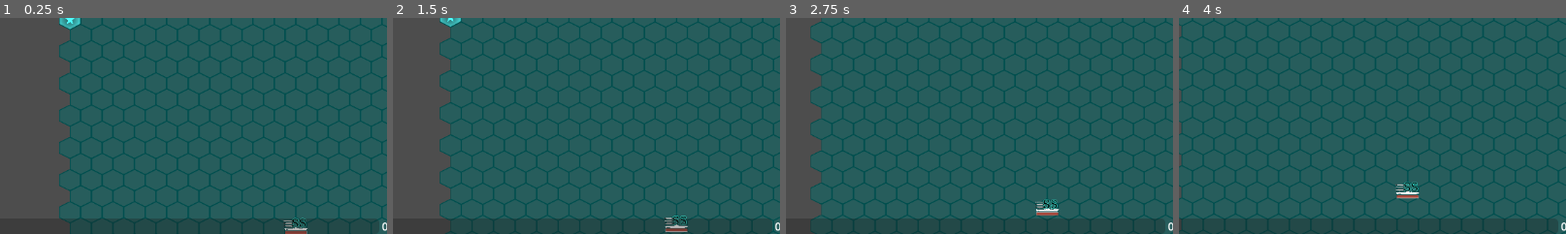
Above: before the commit, frames 1-4 (left to right).
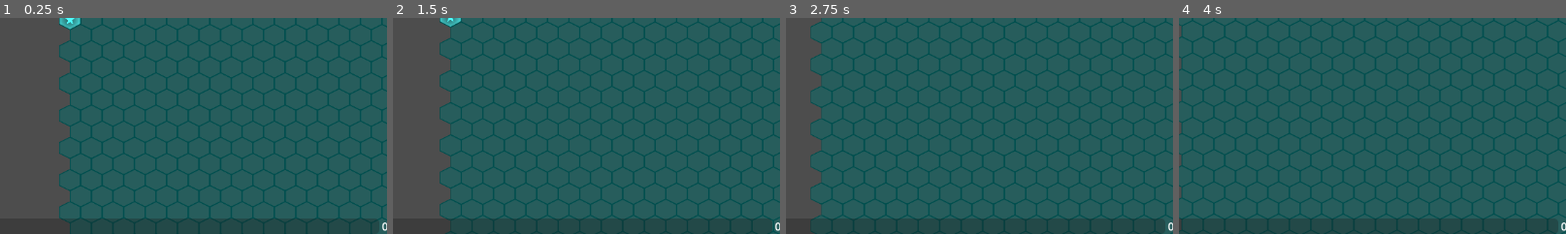
Above: after the commit, the same moments.

Repository: Silver1078682/BattleShipPlus
Game: Godot game, scene res://src/game/game.tscn
Two runs of this game, one before a commit and one after it. Both use one fixed random seed, a clock stepped at 60 frames per second and the inputs below. This scene is started directly instead of the project's main scene.
Inputs (mouse positions are % of the whole screen's width and height, from its top left):
- Up to frame 1 (0.25 s): no input
- Up to frame 2 (1.5 s): click "下一阶段" at 0.5 s; tap Enter (confirm) at 1.25 s; move the mouse to (72, 45) at 1.27 s; hold D (right) from 1.28 s (still down); hold Enter (confirm) from 1.28 s (still down); click (72, 45) at 1.42 s
- Up to frame 3 (2.75 s): move the mouse to (30, 55) at 2.02 s; release D (right) at 2.03 s; release Enter (confirm) at 2.03 s; hold S (down) from 2.03 s (still down); tap 0 (next_phase) at 2.1 s
- Up to frame 4 (4 s): move the mouse to (60, 28) at 2.77 s; release S (down) at 2.78 s; hold D (right) 2.78-3.53 s; hold Mouse wheel up (zoom_in) 2.78-3.53 s; move the mouse to (45, 70) at 3.52 s; hold V (rotate_forward) from 3.53 s (still down); tap Mouse wheel down (zoom_out) at 3.6 s; click (45, 70) at 3.67 s
The pictures show only the part of the screen within x 41-91%, y 50-100%; the shares and areas given below are measured in that part.

The runs differ from the first frame. In frame 1, 0.3% of the frame differs, in the area x 73-80%, y 92-100%; in frame 2, 0.3%; in frame 3, 0.3%, in the area x 64-71%, y 83-92%; in frame 4, 0.3%.
Error in both runs: Cannot call method 'add_child' on a null value. (res://src/services/vote.gd:56)

Commit message:
Refactor: better highlight system

Diff:
--- a/src/game/game.tscn
+++ b/src/game/game.tscn
@@ -111,7 +111,6 @@
 [node name="Submar" type="Node" parent="Tests"]
 script = ExtResource("19_04kmm")
 spawn_count = 2
-auto_start = true
 metadata/_custom_type_script = "uid://pepvmwo83nkf"
 
 [node name="Scout" type="Node" parent="Tests"]
--- a/src/objects/participant/communicator/mirror_request.gd
+++ b/src/objects/participant/communicator/mirror_request.gd
@@ -32,8 +32,7 @@
 
 
 func _highlight_mirror_ship(warship: Warship) -> void:
-	if warship.label:
-		warship.label.show()
+	warship.is_highlighted = true
 	Opponent.fleet.warships_just_hit.append(warship)
 
 
--- a/src/objects/participant/components/fleet.gd
+++ b/src/objects/participant/components/fleet.gd
@@ -10,7 +10,7 @@
 
 
 func _setup() -> void:
-	Phase.manager.round_over.connect(remove_type_labels)
+	Phase.manager.round_over.connect(unhighlight_all_warships)
 
 
 #-----------------------------------------------------------------#
@@ -101,10 +101,10 @@
 var warships_just_hit: Array[Warship]
 
 
-func remove_type_labels() -> void:
+func unhighlight_all_warships() -> void:
 	for warship in warships_just_hit:
 		if is_instance_valid(warship):
-			warship.label.hide()
+			warship.is_highlighted = false
 	warships_just_hit.clear()
 
 
--- a/src/objects/roles/warships/warship.gd
+++ b/src/objects/roles/warships/warship.gd
@@ -47,8 +47,10 @@
 	if health <= 0:
 		if not is_exposed:
 			is_exposed = true
+			is_highlighted = true
 			return true
-	is_exposed = attack.scouting
+	is_highlighted = is_highlighted or attack.scouting
+	is_exposed = is_exposed or attack.scouting
 	return true
 
 
@@ -240,6 +242,19 @@
 		if not fleet or fleet is not Fleet:
 			return false
 		return fleet.is_enemy_mirror
+
+#-----------------------------------------------------------------#
+signal highlighted
+signal unhighlighted
+## If the ship is highlight mode, a ship will be highlighted for a round after exposure.
+## A highlighted ship will display its type label and health by default
+var is_highlighted := false:
+	set(p_is_highlighted):
+		if p_is_highlighted and not is_highlighted:
+			highlighted.emit()
+		if is_highlighted and not p_is_highlighted:
+			unhighlighted.emit()
+		is_highlighted = p_is_highlighted
 
 #-----------------------------------------------------------------#
 const WARSHIP_SCENE = preload("uid://0104oo2lacg")
--- a/src/objects/roles/warships/warship.tscn
+++ b/src/objects/roles/warships/warship.tscn
@@ -401,7 +401,9 @@
 
 [connection signal="exposed" from="." to="Expose/PropertySetter" method="sync" flags=3]
 [connection signal="health_changed" from="." to="HealthBar" method="set_health"]
+[connection signal="highlighted" from="." to="Label" method="show"]
 [connection signal="torpedo_changed" from="." to="TorpedoBar" method="set_torpedo"]
+[connection signal="unhighlighted" from="." to="Label" method="hide"]
 [connection signal="ready" from="Label/PropertySetter" to="Label/PropertySetter" method="sync"]
 [connection signal="ready" from="Sprite/PropertySetter" to="Sprite/PropertySetter" method="sync"]
 [connection signal="ready" from="Enemy/PropertySetter" to="Enemy/PropertySetter" method="sync"]
